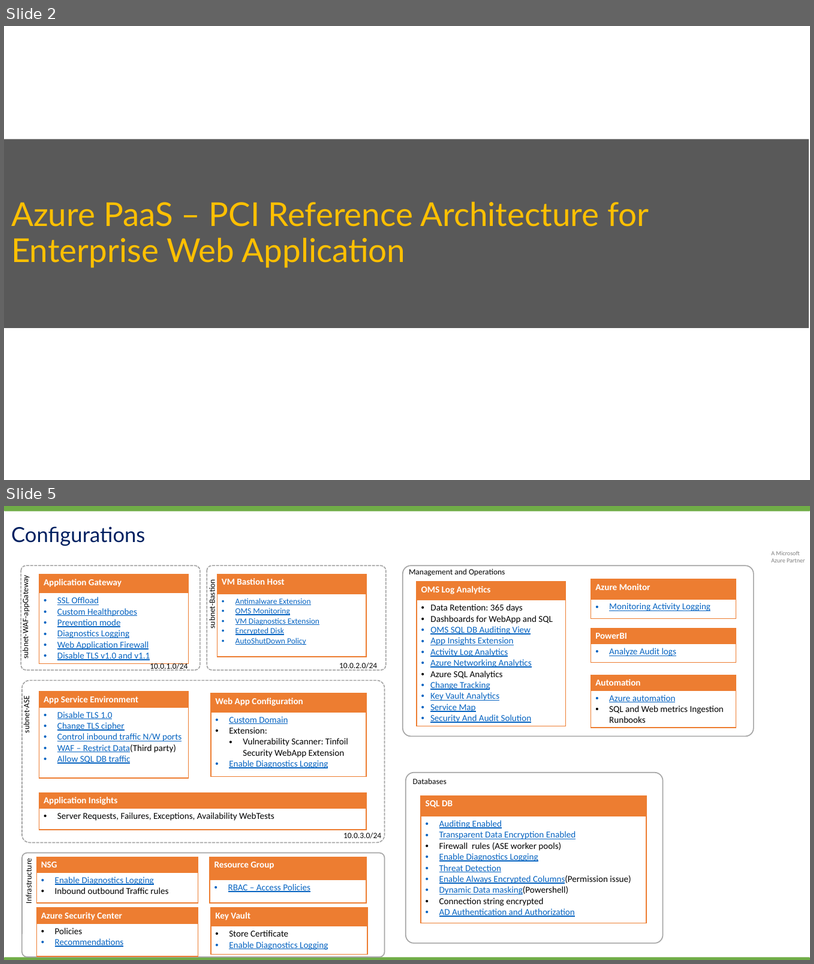
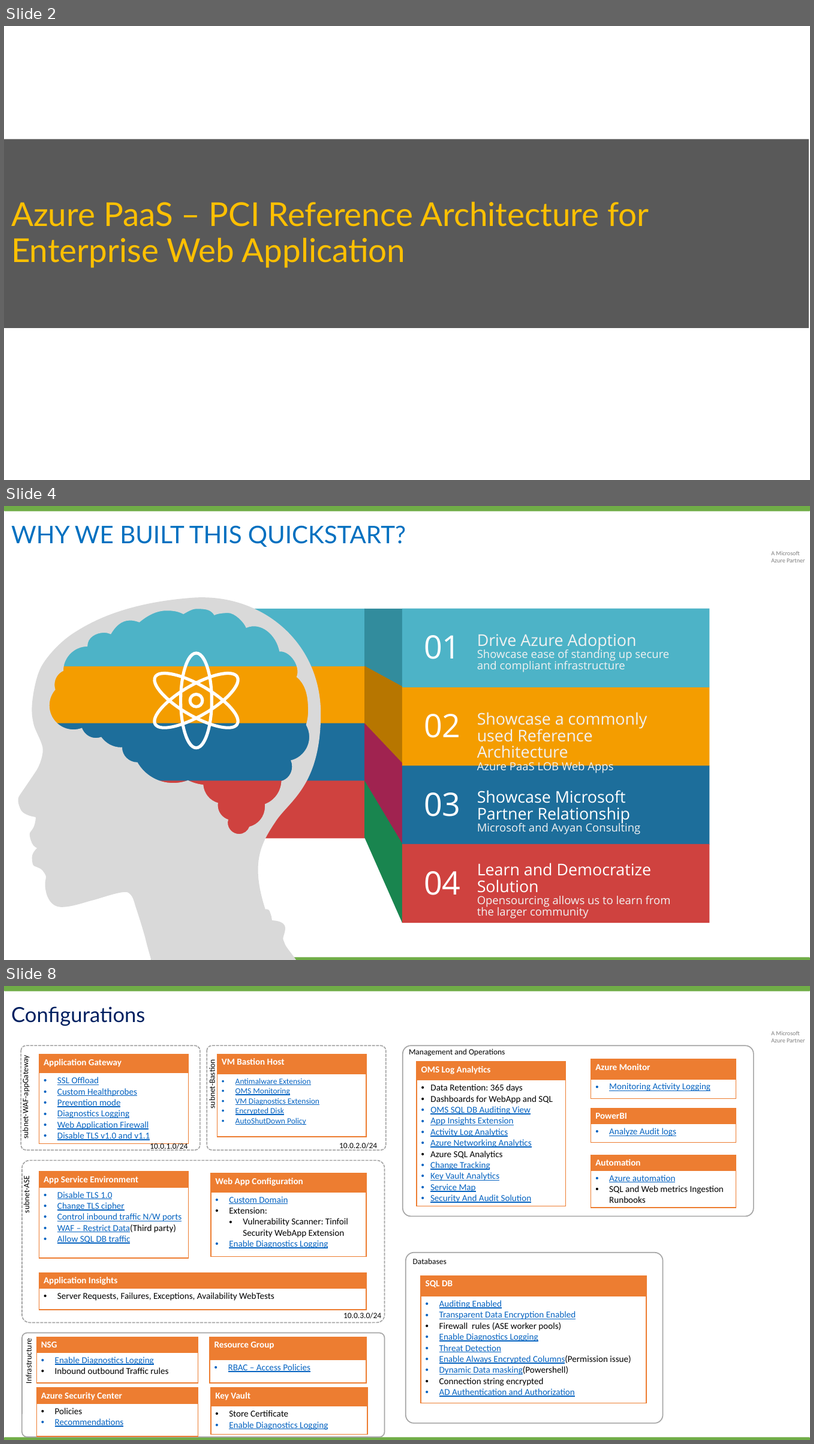
Before and after one commit to Cloudneeti/pci-paas-webapp-ase-sqldb-appgateway-keyvault-oms, a slide deck: documents/Azure_PCI_PaaS_Management_Reference_Architecture.pptx. Shown one above the other, each under a label of ours: slides 2 and 5 before the commit, slides 2, 4 and 8 after it; the slides between them are not shown. The pictures are 814x964 and 814x1444 pixels, drawn with LibreOffice and Linux fonts; fonts in the diff are those of the drawing; background and template pictures are left out. Boxes give left, top, right and bottom in pixels: in the first picture for what was removed or moved away, otherwise in the second. Text is boxed around its words. In the diff, an @@ line names an element or a change of style, - is before the commit and + after.

```diff
--- a/documents/Azure_PCI_PaaS_Management_Reference_Architecture.pptx
+++ b/documents/Azure_PCI_PaaS_Management_Reference_Architecture.pptx
@@ slide 4 added at (4, 506, 810, 960), background #FFFFFF; not listed: 3 template elements that a slide beside it also shows @@
@@ title added at (11, 525, 406, 547), 24 pt, text #0070C0 @@
+WHY WE BUILT THIS QUICKSTART?
@@ freeform shape added at (17, 592, 321, 960), fill #D9D9D9 @@
@@ freeform shape added at (4, 605, 159, 960), fill #FFFFFF @@
@@ rectangle added at (36, 609, 365, 666), fill #4DB3C7 @@
@@ freeform shape added at (365, 608, 403, 687), fill #328C9D @@
@@ rectangle added at (402, 609, 710, 687), fill #4DB3C7, 32 pt, text #FFFFFF @@
+01
@@ text added at (477, 633, 669, 672), 11 pt, text #F2F2F2 @@
+Drive Azure Adoption
+Showcase ease of standing up secure and compliant infrastructure
@@ rectangle added at (36, 666, 365, 723), fill #F49D00 @@
@@ freeform shape added at (150, 651, 242, 749), fill #FFFFFF @@
@@ freeform shape added at (365, 666, 403, 765), fill #B77600 @@
@@ rectangle added at (402, 687, 710, 766), fill #F49D00, 32 pt, text #FFFFFF @@
+02
@@ text added at (477, 712, 648, 773), 16 pt, text #F2F2F2 @@
+Showcase a commonly used Reference Architecture
+Azure PaaS LOB Web Apps
@@ text added at (477, 712, 641, 834), 16 pt, text #FFFFFF @@
+Showcase Microsoft Partner Relationship
+Microsoft and Avyan Consulting
@@ rectangle added at (36, 723, 365, 780), fill #1D6E9B @@
@@ freeform shape added at (365, 723, 403, 844), fill #A02350 @@
@@ rectangle added at (402, 765, 710, 844), fill #1D6E9B, 32 pt, text #FFFFFF @@
+03
@@ rectangle added at (36, 780, 365, 838), fill #CF423F @@
@@ freeform shape added at (365, 780, 402, 922), fill #19854F @@
@@ rectangle added at (402, 844, 710, 922), fill #CF423F, 32 pt, text #FFFFFF @@
+04
@@ text added at (477, 862, 671, 918), 11 pt, text #F2F2F2 @@
+Learn and Democratize Solution
+Opensourcing allows us to learn from the larger community
@@ freeform shape added at (47, 909, 344, 960), fill #D9D9D9 @@
@@ what was slide 5 is now slide 8 @@
```
Also in this commit, not shown: 2 slides changed, 2 other slides added, 4 other files.
